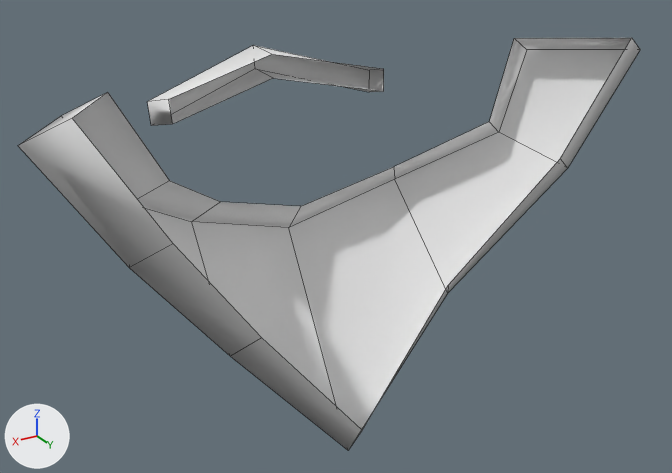
The OBJ model assets/Chara/Chara_props/Chara_Props_beard/SM_beard_01.obj: old version first, new version second.
Both versions are drawn from a 50 mm lens placed at (43.1, 57.7, 142.7), pointed at (-1.7, -17.0, 105.4). The axes (+X, +Y, +Z) are drawn at lower left. The lights are the same throughout. The first picture is the older version. Mesh edges are drawn as thin lines. Where no turn or scale is listed for an object, it has been applied to the vertices.

The first picture shows 'SM_beard_01'.
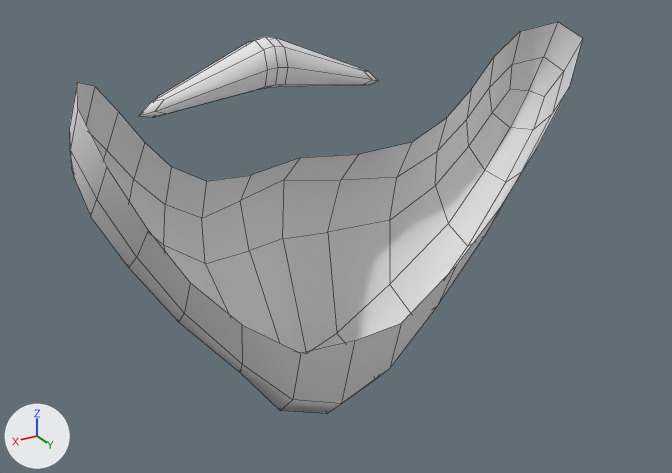
Pixel boxes [x1, y1, x2, y2] of what changed, in the pictures (672 x 473 px):
'SM_beard_01', reshaped (17% narrower)
    before: [18, 38, 640, 450]
    after: [70, 22, 583, 413]
part 1 of me_sm_beard_01, rebuilt (17% narrower)
    before: [18, 38, 640, 450]
    after: [70, 22, 583, 413]
part 2 of me_sm_beard_01, rebuilt
    before: [148, 45, 384, 126]
    after: [139, 37, 379, 118]

Edits to the bpy script that builds the scene:
```text
Change me_sm_beard_01:
    used by ob_sm_beard_01; location = (0.0, 0.0, 0.0)
    remove me_sm_beard_01.from_pydata(...)  # 40 vertices, 28 faces; spans x -30.3..30.3, y -31.0..-4.2, z 83.2..125.1
    add me_sm_beard_01.from_pydata(...)  # 137 vertices, 120 faces; spans x -25.4..25.4, y -30.9..-8.4, z 85.3..125.7
    me_sm_beard_01 part 1: the loose piece of 28 vertices spanning x -30.3..30.3, y -23.9..-4.2, z 83.2..125.1 is rebuilt with 95 vertices and now spans x -25.4..25.4, y -25.4..-8.4, z 85.3..125.7
    me_sm_beard_01 part 2: the loose piece of 12 vertices spanning x -13.0..13.0, y -31.0..-24.3, z 116.4..122.5 is rebuilt with 42 vertices and now spans x -14.1..14.1, y -30.9..-25.6, z 117.2..123.9
```
